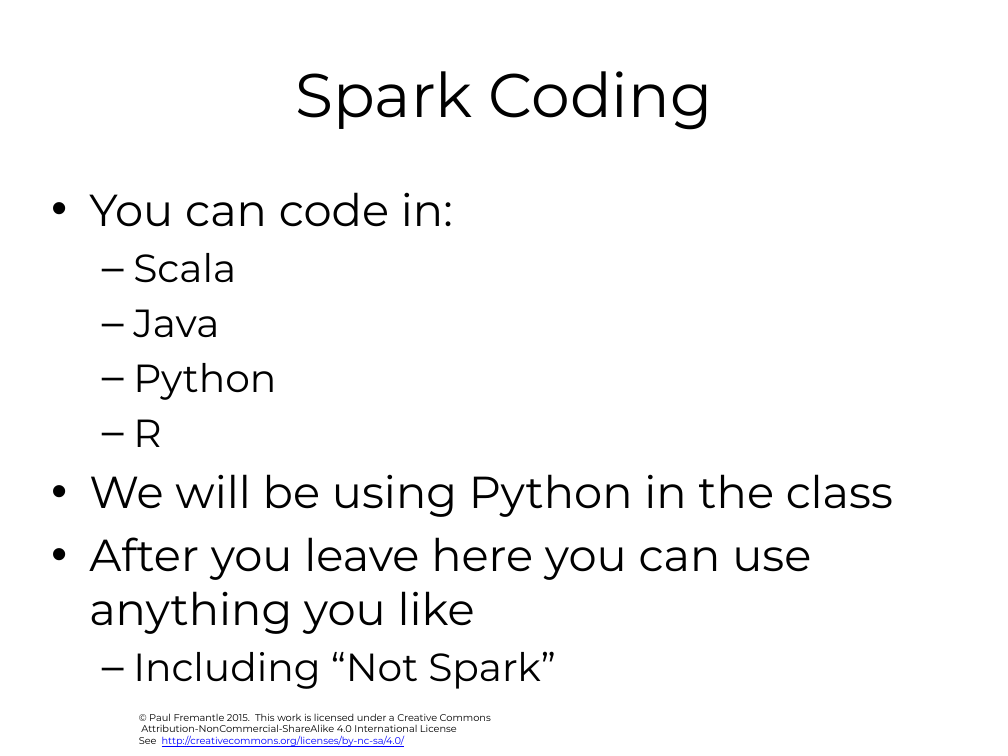
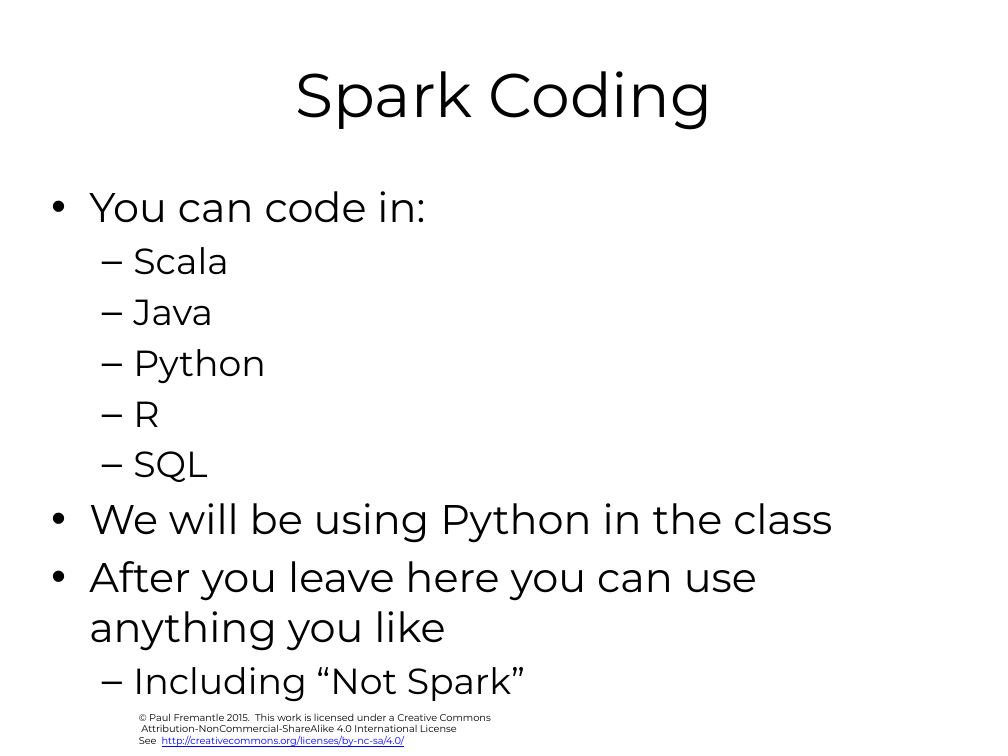
Before and after one commit to pzfreo/ox-clo, a slide deck: slide 14 of pres-source/07-spark-and-adjuncts.pptx. Drawn at 1008x756 pixels with LibreOffice and Linux fonts; fonts in the diff are those of the drawing; background and template pictures are left out. Boxes give left, top, right and bottom in pixels: in the first picture for what was removed or moved away, otherwise in the second. Text is boxed around its words. In the diff, an @@ line names an element or a change of style, - is before the commit and + after.

```diff
--- a/pres-source/07-spark-and-adjuncts.pptx
+++ b/pres-source/07-spark-and-adjuncts.pptx
@@ text at bbox=[89, 191, 832, 695]: size 32 to 29.6 pt in "You can code in:", "We will be using Python in the ...", "After you leave here you can use ..."; size 28 to 25.9 pt in "Scala", "Java", "Python", "R" and 1 more places @@
@@ text at bbox=[133, 451, 207, 482]: paragraph added @@
+  – SQL
```
Also in this commit, not shown: 3 other slides changed, 1 slide added, 8 other files.
